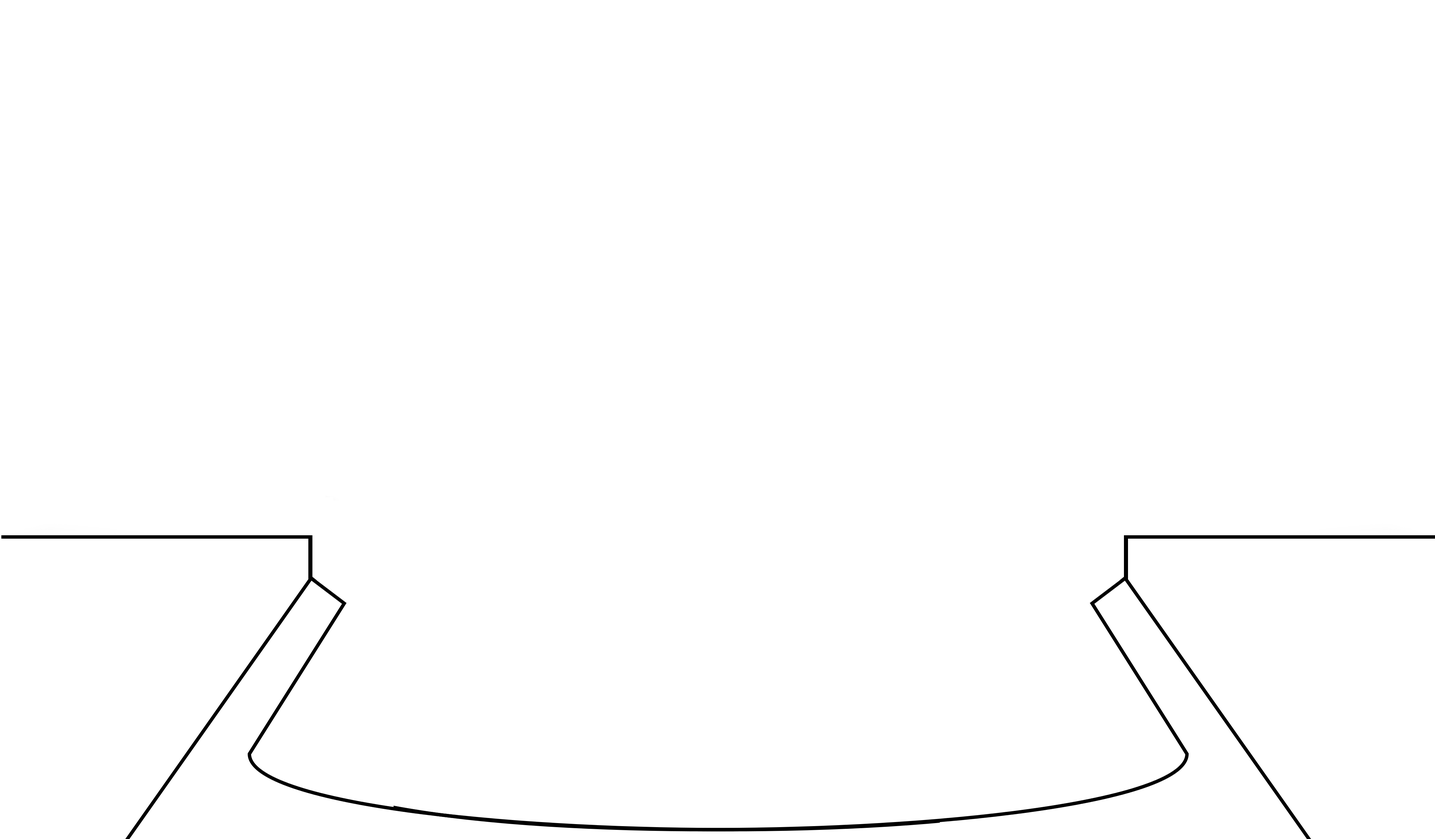
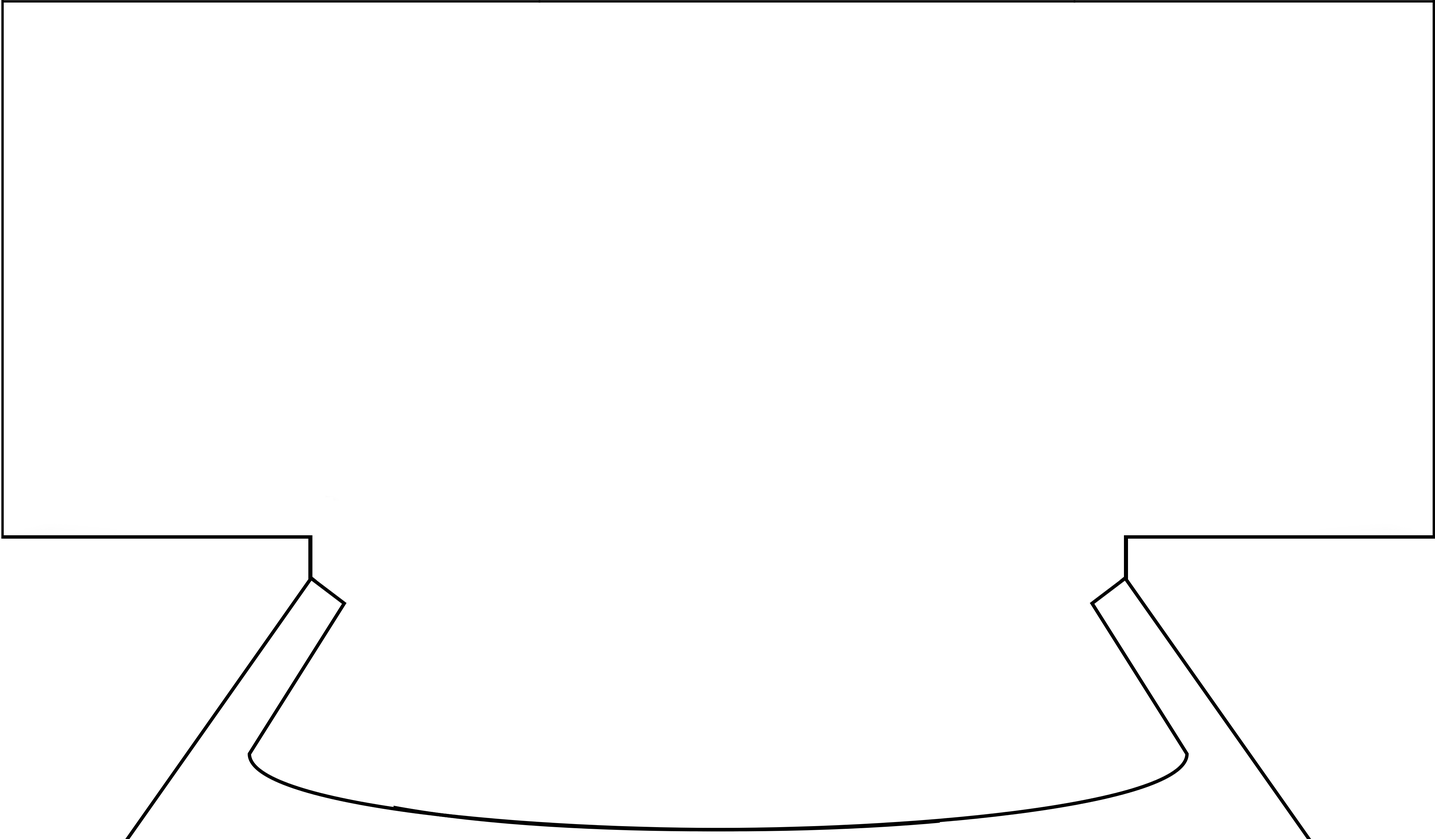
Comparing the layer stacks of the two 1435px x 839px images. Changes:
added layer "Pasted Layer #4" above "Pasted Layer #3" over [1073, 0, 1435, 3]
added layer "Pasted Layer #3" above "Pasted Layer #2" over [538, 0, 1076, 3]
added layer "Pasted Layer #2" above "Pasted Layer #1" over [3, 0, 541, 3]
added layer "Pasted Layer #1" above "Pasted Layer" over [1432, 0, 1435, 536]
painted on "Background" over [1, 0, 4, 536]
